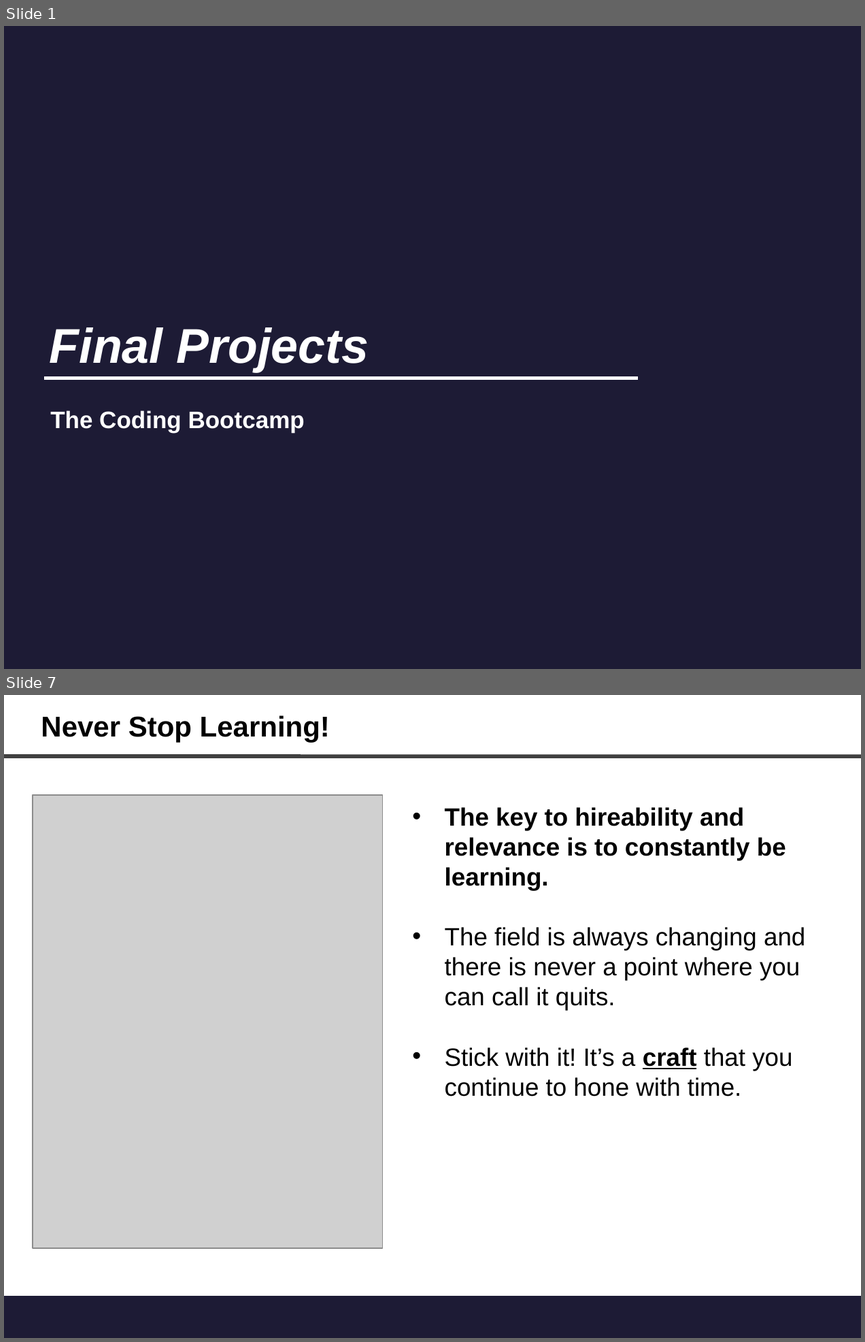
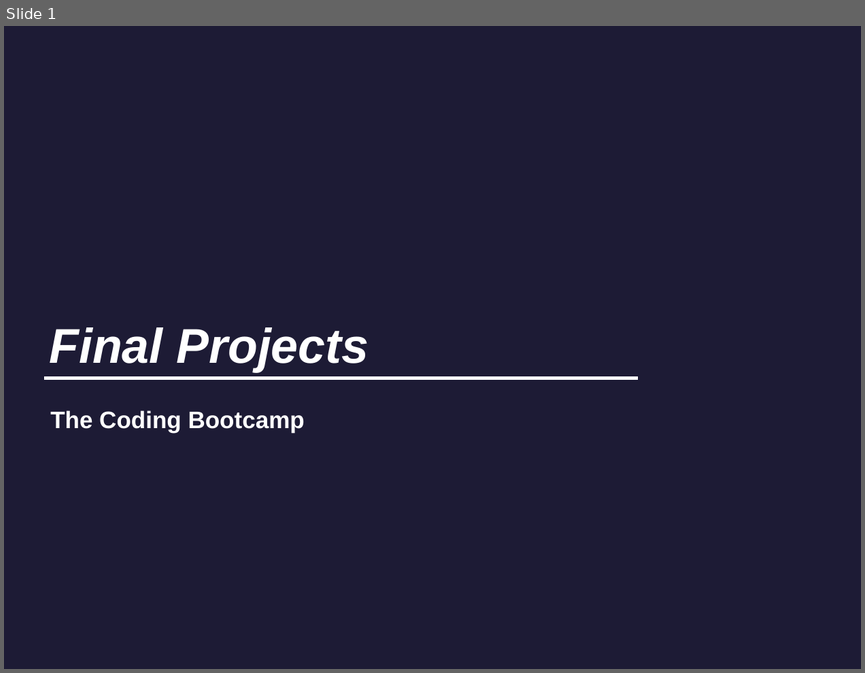
Before and after one commit to chaseleinart/FastFood, a slide deck: public/app_concept/FinalProject.odp. Shown one above the other, each under a label of ours: slides 1 and 7 before the commit, slide 1 after it; the slides between them are not shown. The pictures are 865x1342 and 865x673 pixels, drawn with LibreOffice and Linux fonts; fonts in the diff are those of the drawing; grey boxes stand for pictures; background and template pictures are left out. Boxes give left, top, right and bottom in pixels: in the first picture for what was removed or moved away, otherwise in the second. Text is boxed around its words. In the diff, an @@ line names an element or a change of style, - is before the commit and + after.

```diff
--- a/public/app_concept/FinalProject.odp
+++ b/public/app_concept/FinalProject.odp
@@ slide 7 removed at <box>4,695,861,1338</box>, background #FFFFFF @@
@@ text removed at <box>41,715,330,743</box> @@
-Never Stop Learning!
@@ line removed from (4, 756) to (861, 757) @@
@@ picture removed at <box>33,795,382,1249</box> @@
@@ text removed at <box>445,807,805,1096</box> @@
-• The key to hireability and relevance is to constantly be learning.
-• The field is always changing and there is never a point where you can call it quits.
-• Stick with it! It’s a craft that you continue to hone with time.
@@ rectangle removed at <box>4,1295,861,1338</box> @@
```
Also in this commit, not shown: 11 slides added, 20 other slides removed, 11 other files.
